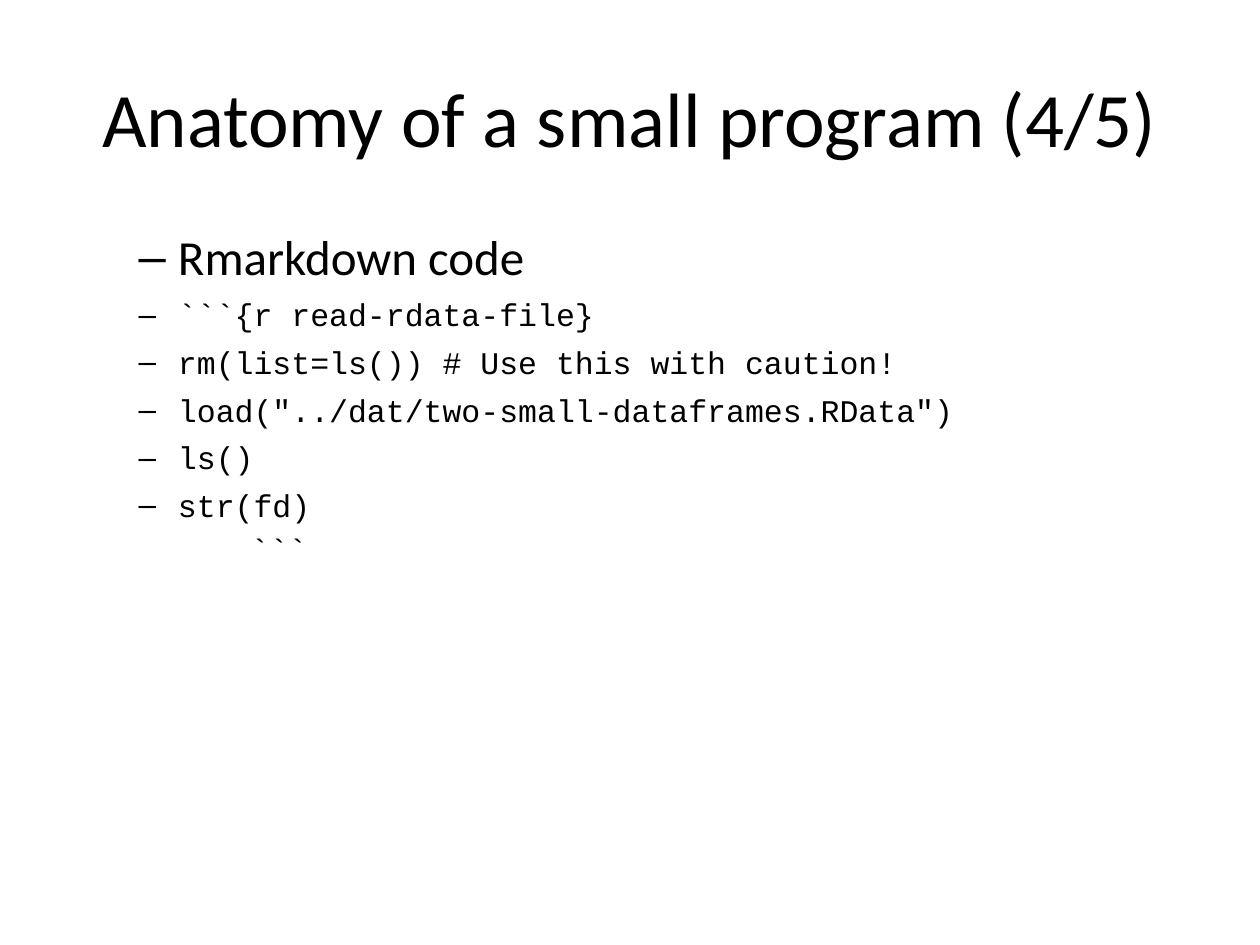
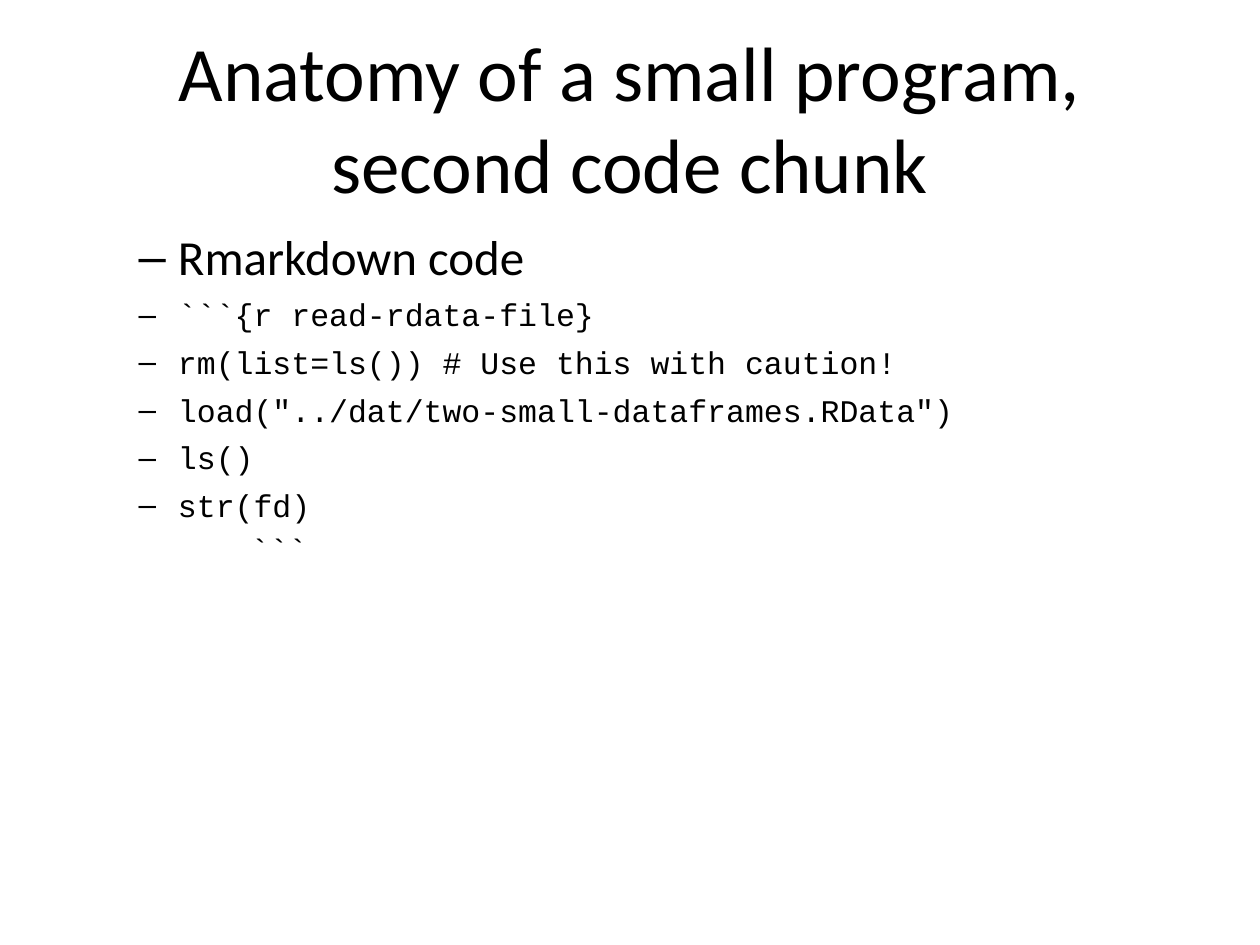
Before and after one commit to pmean/introduction-to-r, a slide deck: slide 13 of part1/src/slides.pptx (slide 12 before the commit). Drawn at 1260x945 pixels with LibreOffice and Linux fonts; fonts in the diff are those of the drawing. Boxes give left, top, right and bottom in pixels: in the first picture for what was removed or moved away, otherwise in the second. Text is boxed around its words. In the diff, an @@ line names an element or a change of style, - is before the commit and + after.

```diff
--- a/part1/src/slides.pptx
+++ b/part1/src/slides.pptx
@@ title at bbox=[179, 47, 1080, 194]: text changed @@
-Anatomy of a small program (4/5)
+Anatomy of a small program, second code chunk
```
Also in this commit, not shown: 8 other slides changed, 8 slides added, 3 slides removed, 11 other files.
